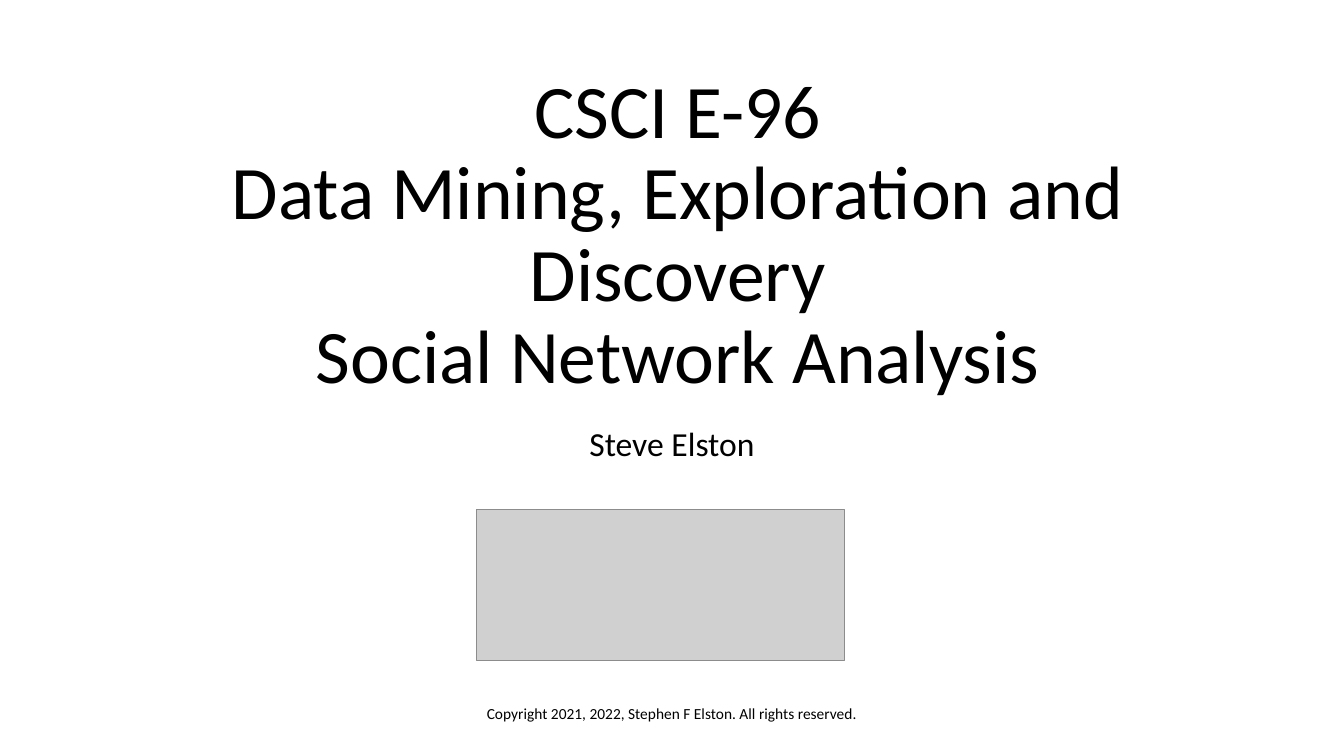
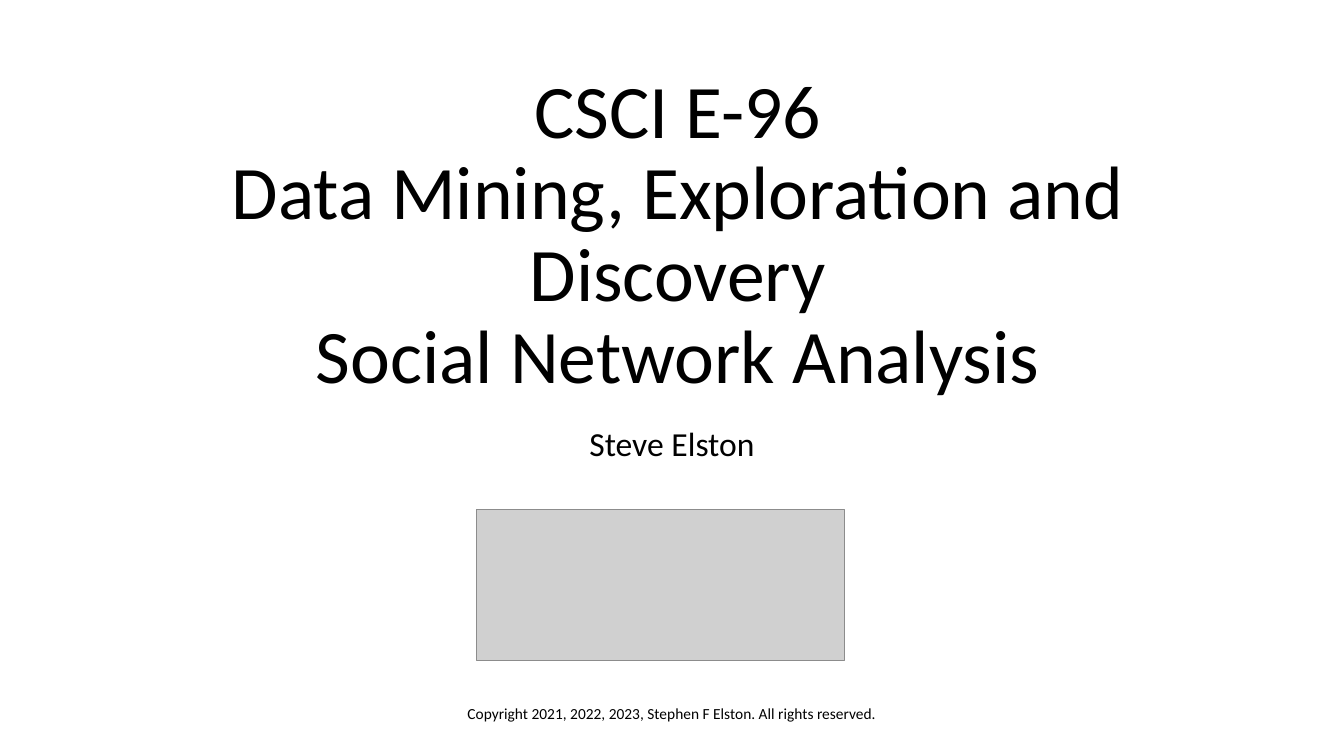
Before and after one commit to StephenElston/CSCI-E-108, a slide deck: slide 1 of slides/8_SocialNetworkAnalysis.pptx. Drawn at 1344x756 pixels with LibreOffice and Linux fonts; fonts in the diff are those of the drawing; grey boxes stand for pictures. Boxes give left, top, right and bottom in pixels: in the first picture for what was removed or moved away, otherwise in the second. Text is boxed around its words. In the diff, an @@ line names an element or a change of style, - is before the commit and + after.

```diff
--- a/slides/8_SocialNetworkAnalysis.pptx
+++ b/slides/8_SocialNetworkAnalysis.pptx
@@ text at bbox=[467, 708, 876, 722]: text changed @@
-Copyright 2021, 2022, Stephen F Elston. All rights reserved.
+Copyright 2021, 2022, 2023, Stephen F Elston. All rights reserved.
```
Also in this commit, not shown: 3 other slides changed, 1 slide added, 1 slide removed.
